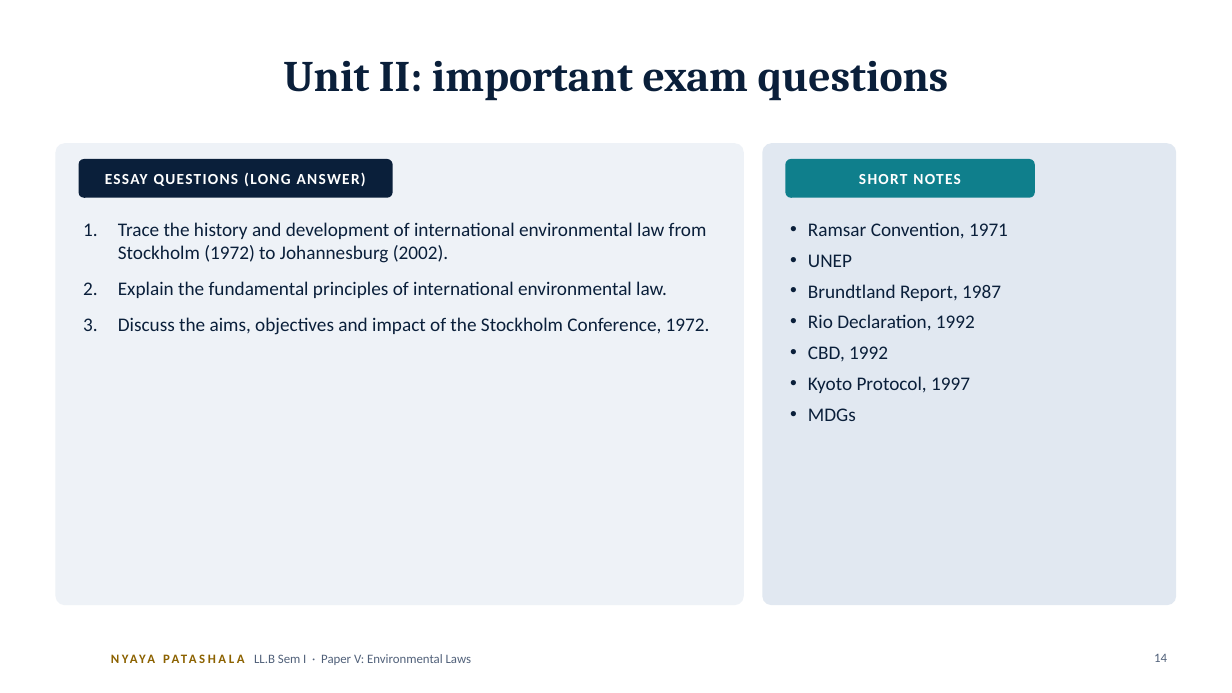
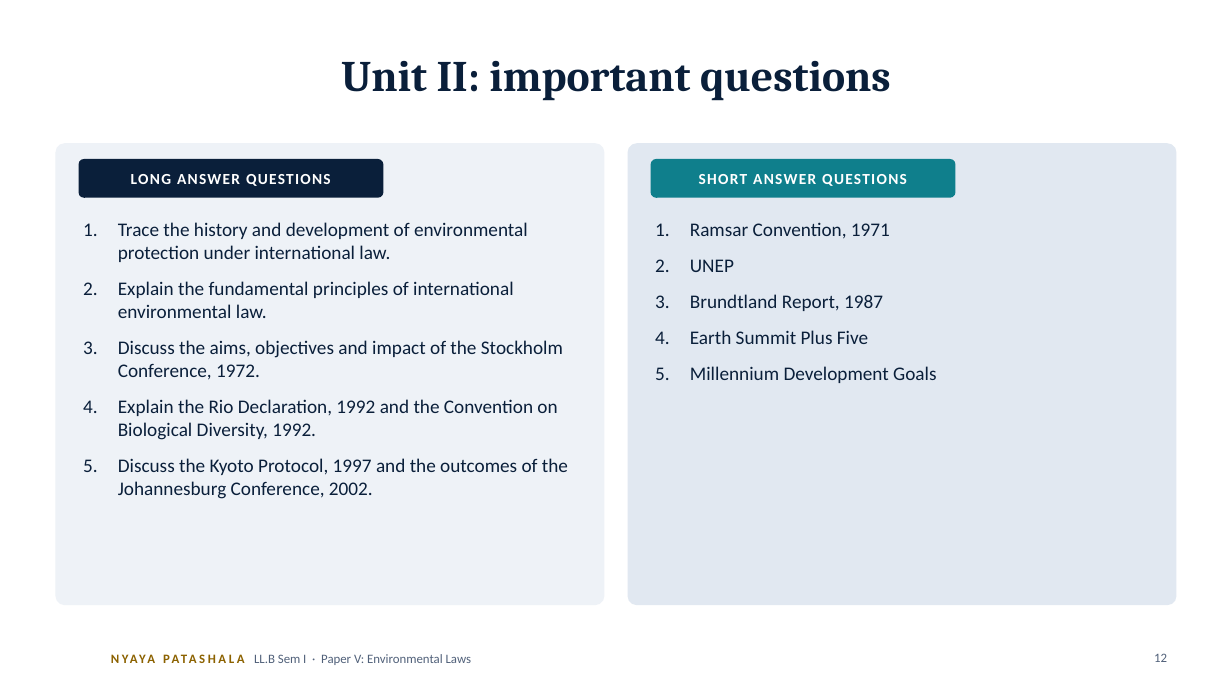
Before and after one commit to missioncivils92/current-affairs-Dasari-Mounika-, a slide deck: slide 12 of law/llb-sem1-environmental-laws/Environmental-Laws-Decoded_CLICK-animations.pptx (slide 14 before the commit). Drawn at 1232x693 pixels with LibreOffice and Linux fonts; fonts in the diff are those of the drawing; background and template pictures are left out. Boxes give left, top, right and bottom in pixels: in the first picture for what was removed or moved away, otherwise in the second. Text is boxed around its words. In the diff, an @@ line names an element or a change of style, - is before the commit and + after.

```diff
--- a/law/llb-sem1-environmental-laws/Environmental-Laws-Decoded_CLICK-animations.pptx
+++ b/law/llb-sem1-environmental-laws/Environmental-Laws-Decoded_CLICK-animations.pptx
@@ title at (341,61,891,101): text changed @@
-Unit II: important exam questions
+Unit II: important questions
@@ rounded rectangle: place and size @@
-rounded rectangle at (55,143,744,605)
+rounded rectangle at (55,143,604,605)
@@ rounded rectangle: place and size @@
-rounded rectangle at (762,143,1177,605)
+rounded rectangle at (628,143,1177,605)
@@ rounded rectangle at (628,143,1177,605): proportions changed @@
@@ rounded rectangle: place and size @@
-rounded rectangle at (79,159,393,198)
+rounded rectangle at (79,159,384,198)
@@ text at (131,174,331,186): text changed @@
-ESSAY QUESTIONS (LONG ANSWER)
+LONG ANSWER QUESTIONS
@@ rounded rectangle: place and size @@
-rounded rectangle at (786,159,1035,198)
+rounded rectangle at (651,159,956,198)
@@ text at (699,174,907,186): text changed @@
-SHORT NOTES
+SHORT ANSWER QUESTIONS
@@ text at (118,222,528,262): text changed @@
-1. Trace the history and development of international environmental law from Stockholm (1972) to Johannesburg (2002).
+1. Trace the history and development of environmental protection under international law.
@@ text "Ramsar Convention, 1971": place and size @@
-text "Ramsar Convention, 1971" at (808,222,1008,421)
+text "Ramsar Convention, 1971" at (690,222,936,383)
@@ text at (690,222,890,311): bullet • to 1.; more space between paragraphs @@
@@ text at (690,330,936,383): text changed @@
-• Rio Declaration, 1992
-• CBD, 1992
-• Kyoto Protocol, 1997
-• MDGs
+4. Earth Summit Plus Five
+5. Millennium Development Goals
@@ text at (118,399,568,499): paragraphs added @@
+4. Explain the Rio Declaration, 1992 and the Convention on Biological Diversity, 1992.
+5. Discuss the Kyoto Protocol, 1997 and the outcomes of the Johannesburg Conference, 2002.
@@ page number at (1154,653,1167,662): text changed @@
-14
+12
```
Also in this commit, not shown: 4 other slides changed, 11 slides removed, 4 other files.
